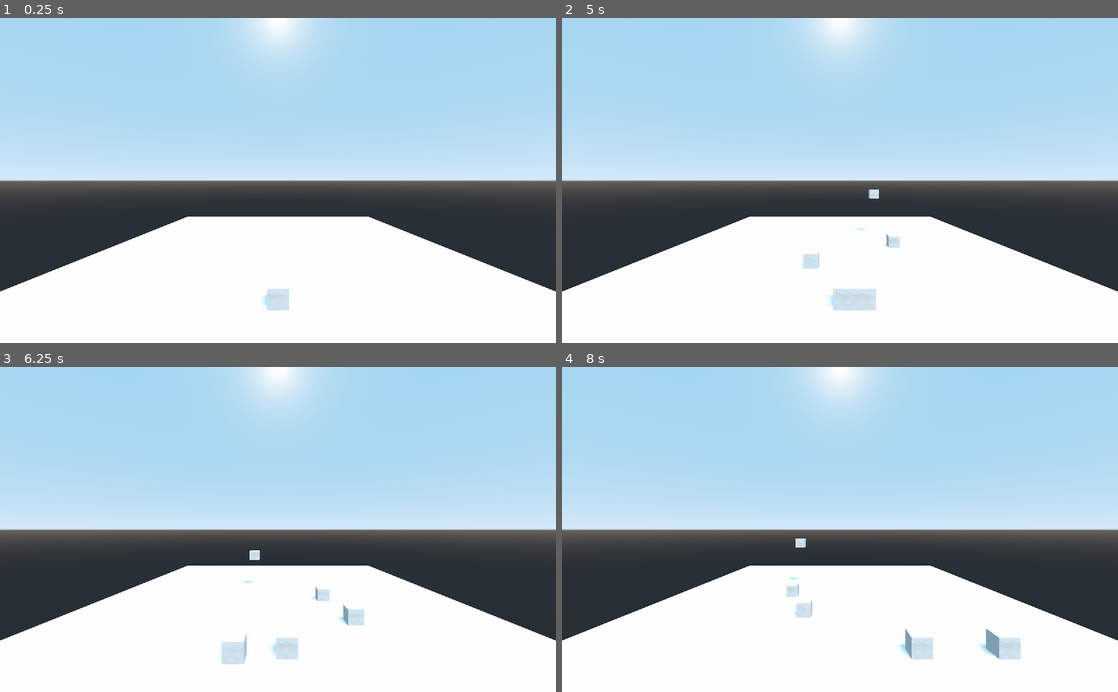
Above: before the commit, frames 1-4 (two rows, left to right).
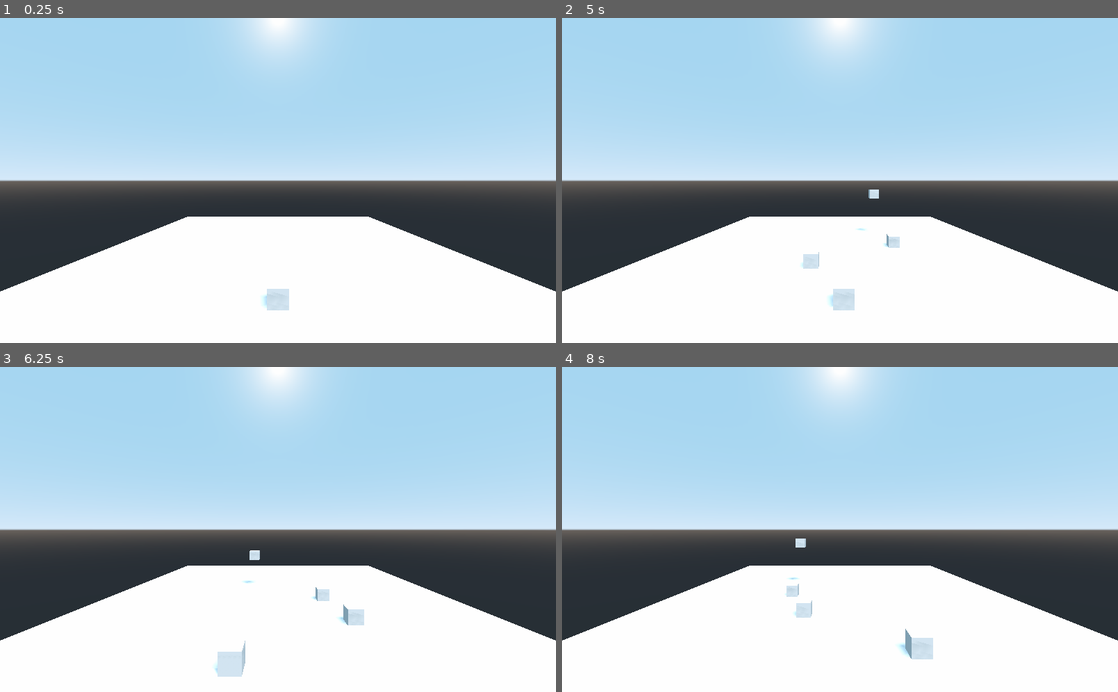
Above: after the commit, the same moments.

Repository: AgustinRamiroDiaz/El-Juegazo
Game: Godot game, scene res://Main.tscn
Same seed, same stepped clock (60 frames per second), same inputs: the game is played once before the commit and once after it.
Inputs:
- Up to frame 1 (0.25 s): no input
- Up to frame 2 (5 s): tap Enter at 0.5 s; hold D (move_right) 0.53-1.28 s; hold Left (move_left) 1.28-2.03 s; hold D (move_right) 2.03-3.53 s; hold Left (move_left) from 3.53 s (still down)
- Up to frame 3 (6.25 s): release Left (move_left) at 5.78 s; hold D (move_right) from 5.78 s (still down)
- Up to frame 4 (8 s): keep holding D (move_right)

The runs differ from the first frame. In frame 2, 0.3% of the frame differs, in the area x 52-57%, y 83-90%; in frame 3, 0.7%, in the area x 38-54%, y 82-96%; in frame 4, 0.5%.

Commit message:
layers and losing

Diff:
--- a/Main.tscn
+++ b/Main.tscn
@@ -14,6 +14,8 @@
 
 [node name="Ground" type="StaticBody" parent="."]
 transform = Transform( 30, 0, 0, 0, 2, 0, 0, 0, 30, 0, -1, 0 )
+collision_layer = 4
+collision_mask = 0
 
 [node name="CollisionShape" type="CollisionShape" parent="Ground"]
 shape = SubResource( 1 )
--- a/Obstacle/Obstacle.tscn
+++ b/Obstacle/Obstacle.tscn
@@ -7,6 +7,8 @@
 [sub_resource type="CubeMesh" id=2]
 
 [node name="Obstacle" type="KinematicBody"]
+collision_layer = 2
+collision_mask = 4
 script = ExtResource( 1 )
 
 [node name="Spatial" type="Spatial" parent="."]
--- a/Player/Player.tscn
+++ b/Player/Player.tscn
@@ -1,10 +1,12 @@
-[gd_scene load_steps=4 format=2]
+[gd_scene load_steps=5 format=2]
 
 [ext_resource path="res://Player/PlayerMovement.gd" type="Script" id=1]
 
 [sub_resource type="BoxShape" id=1]
 
 [sub_resource type="CubeMesh" id=2]
+
+[sub_resource type="BoxShape" id=3]
 
 [node name="Player" type="KinematicBody"]
 script = ExtResource( 1 )
@@ -17,3 +19,13 @@
 [node name="MeshInstance" type="MeshInstance" parent="."]
 mesh = SubResource( 2 )
 material/0 = null
+
+[node name="ObstacleDetector" type="Area" parent="."]
+collision_layer = 0
+collision_mask = 2
+monitorable = false
+
+[node name="CollisionShape" type="CollisionShape" parent="ObstacleDetector"]
+shape = SubResource( 3 )
+
+[connection signal="body_entered" from="ObstacleDetector" to="." method="_on_ObstacleDetector_body_entered"]
--- a/Player/PlayerMovement.gd
+++ b/Player/PlayerMovement.gd
@@ -23,3 +23,14 @@
 
 	velocity.x = direction.x * speed
 	velocity = move_and_slide(velocity, Vector3.UP)
+
+# Emitted when the player was hit by a obstacle
+signal hit
+
+func die():
+	emit_signal("hit")
+	queue_free()
+
+func _on_ObstacleDetector_body_entered(body):
+
+	die()
